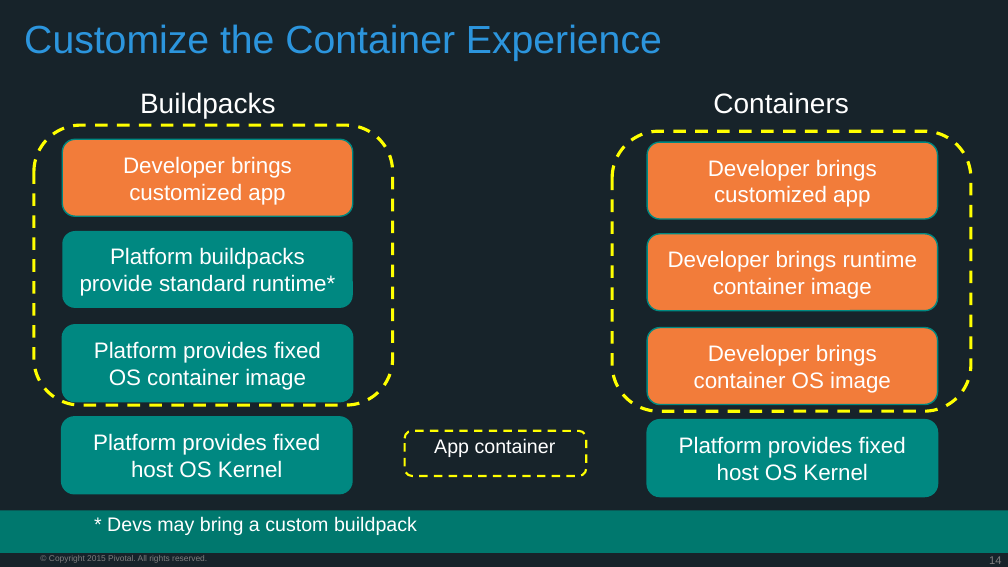
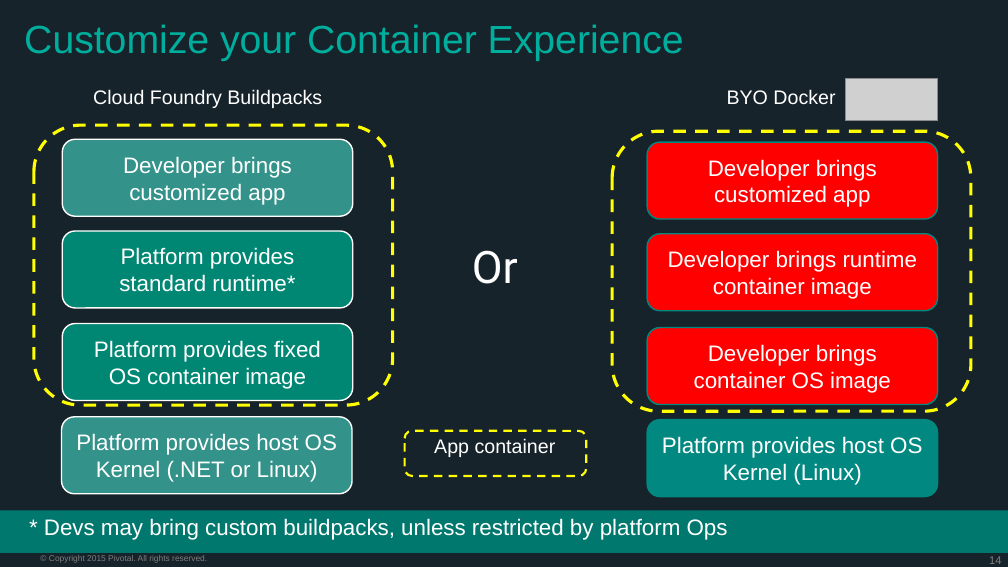
Before and after one commit to bbertka-pivotal/PCF-101-Workshop, a slide deck: slide 14 of presentations/PCF-Architecture.pptx. Drawn at 1008x567 pixels with LibreOffice and Linux fonts; fonts in the diff are those of the drawing; grey boxes stand for pictures; background and template pictures are left out. Boxes give left, top, right and bottom in pixels: in the first picture for what was removed or moved away, otherwise in the second. Text is boxed around its words. In the diff, an @@ line names an element or a change of style, - is before the commit and + after.

```diff
--- a/presentations/PCF-Architecture.pptx
+++ b/presentations/PCF-Architecture.pptx
@@ title at <box>24,24,684,61</box>: text changed; text colour #2C95DD to #00AE9E @@
-Customize the Container Experience
+Customize your Container Experience
@@ text at <box>93,89,322,108</box>: text changed; size 20 to 14 pt @@
-Buildpacks
+Cloud Foundry Buildpacks
@@ text at <box>727,89,835,105</box>: text changed; size 20 to 14 pt @@
-Containers
+BYO Docker
@@ picture added at <box>846,79,937,121</box> @@
@@ rounded rectangle "Developer brings customized app" at <box>62,139,353,216</box>: fill #F27C3A to #33928A; outline #008881 1 pt to #FFFFFF 1 pt @@
@@ fill #F27C3A to #FF0000 in 3 elements at <box>647,234,937,310</box>, <box>647,328,937,404</box>, <box>647,142,937,219</box> @@
@@ rounded rectangle "Platform provides standard runtime*" at <box>62,231,353,307</box>: fill #008881 to #008774; outline none to #FFFFFF 1 pt @@
@@ text in rounded rectangle at <box>119,247,295,292</box>: text changed @@
-Platform buildpacks provide standard runtime*
+Platform provides standard runtime*
@@ text added at <box>472,250,518,284</box>, 32 pt, text #FFFFFF @@
+Or
@@ rounded rectangle "Platform provides fixed OS container ..." at <box>62,324,353,400</box>: fill #008881 to #008774; outline #008881 1 pt to #FFFFFF 1 pt @@
@@ rounded rectangle "Platform provides host OS Kernel ..." at <box>61,417,352,494</box>: fill #008881 to #33928A; outline #008881 1 pt to #FFFFFF 1 pt @@
@@ text in rounded rectangle at <box>76,433,337,482</box>: text changed @@
-Platform provides fixed host OS Kernel
+Platform provides host OS Kernel (.NET or Linux)
@@ text in rounded rectangle at <box>662,436,922,485</box>: text changed @@
-Platform provides fixed host OS Kernel
+Platform provides host OS Kernel (Linux)
@@ text at <box>44,518,728,540</box>: text changed; size 14 to 16 pt @@
-* Devs may bring a custom buildpack
+* Devs may bring custom buildpacks, unless restricted by platform Ops
```
Also in this commit, not shown: 4 slides added, 1 slide removed.
